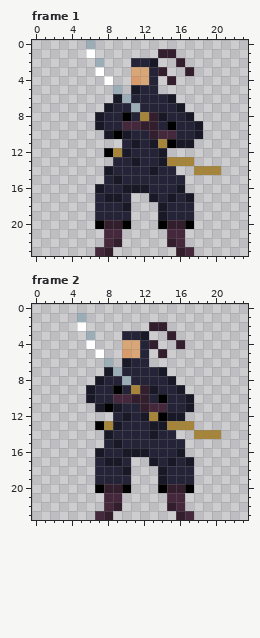
Pixel-art file -- Scenes/Guy/Archetypes/Swordsman/swordsman_aerial.aseprite. Above: the version before the commit.
24x24 pixels, 3 frames. Shown: frame 1, frame 2. The commit also changed other frames, which this record leaves out.
The result:
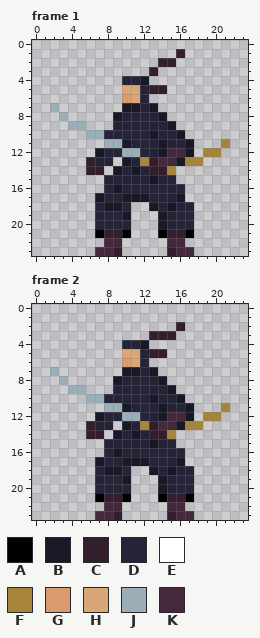
Palette (. is transparent): A #000000  B #191826  C #331e2d  D #252338  E #ffffff  F #a6853a  G #d99a6c  H #d9a677  J #9badb7  K #45283c
Changes in this commit:
Changed rows in their new state; - is an unchanged pixel.
Frame 1:
first column x 2:
 0 ----.---------------
 1 ----.-------..C-----
 2 -----.---...CC.-----
 3 -----.---..C.--.----
 4 ------.-DDB.-.------
 5 -------.HH-CC-------
 6 -------.GH-...------
 7 J-----..BB-B...-----
 8 -J---..BD-DD-...----
 9 --JJ-..-DDDD-B...---
10 ----JJDDD--BDDB..---
11 ------JJBD-DBDD----F
12 -----BDDJJ---KKB-FF-
13 ----CDD.BDFCKKB-F---
14 ----CC.B-B-CCF--...-
15 -------D---B--.-----
16 -----.-BDDD---D-----
17 -----BDDBBBD-DB.----
18 ------BBD--BDB------
19 --------B-----------
20 -----DDDD---BDDD----
21 -----ACCA---ACCA----
22 -------K-----K------
23 ------KC-----CK-----
Frame 2:
first column x 2:
 1 ---.----------------
 2 ---.-------..-C-----
 3 ----.---...CC-------
 4 ----.---DDB.--.-----
 5 -----.--H--C--------
 6 ------.-GH----------
 7 J-----..BB-B.-------
 8 -J---..BD---B.------
 9 --JJ...D-DDD-B.-----
10 ----JJ-DDDDBD-B.----
11 -----.JJB-DDB------F
12 -----BD-JJDDBKKB-FF-
13 ----CDD.B-FCKKB-F---
14 ----CC.B-B-CCF--...-
15 -------D---B--.-----
16 -----.-BDDD---D-----
17 -----BDDBBBD-DB.----
18 ------BBD--BDB------
19 --------B-----------
20 -----DDDD---BDDD----
21 -----ACCA---ACCA----
22 -------K-----K------
23 ------KC-----CK-----
Where, in picture pixels (left, top, right, bottom), the same in both pictures:
changed: (50, 40, 230, 256)
changed: (50, 313, 230, 520)
